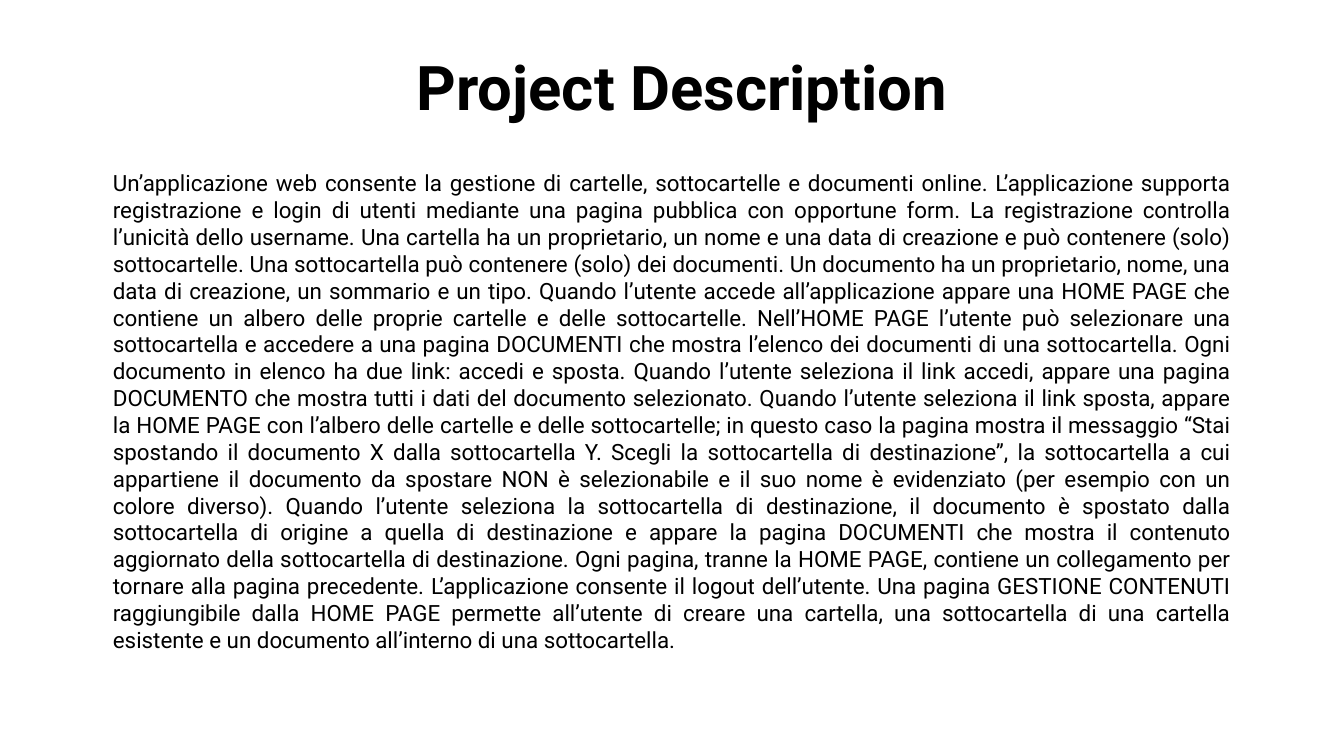
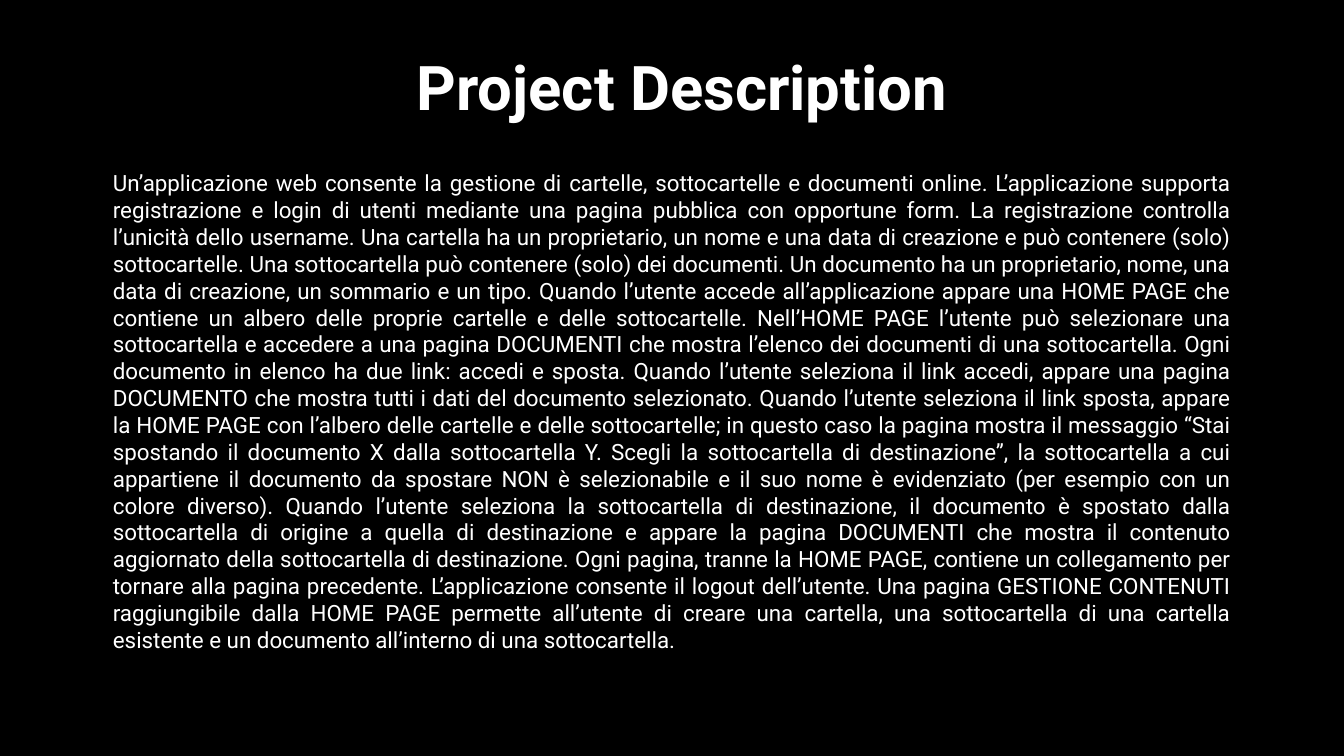
Before and after one commit to lorenzofranze/TIW2022-DocumentManager, a slide deck: slide 2 of deliveries/documentManager.pptx. Drawn at 1344x756 pixels with LibreOffice and Linux fonts; fonts in the diff are those of the drawing. Boxes give left, top, right and bottom in pixels: in the first picture for what was removed or moved away, otherwise in the second. Text is boxed around its words. In the diff, an @@ line names an element or a change of style, - is before the commit and + after.

```diff
--- a/deliveries/documentManager.pptx
+++ b/deliveries/documentManager.pptx
@@ background #FFFFFF to #000000 @@
@@ text "Project Description" at box(417, 64, 947, 123): text colour #000000 to #FFFFFF @@
@@ text "Un’applicazione web consente la gestione ..." at box(113, 174, 1230, 649): text colour #000000 to #FFFFFF @@
```
Also in this commit, not shown: 17 other slides changed, 6 slides added, 7 slides removed.
